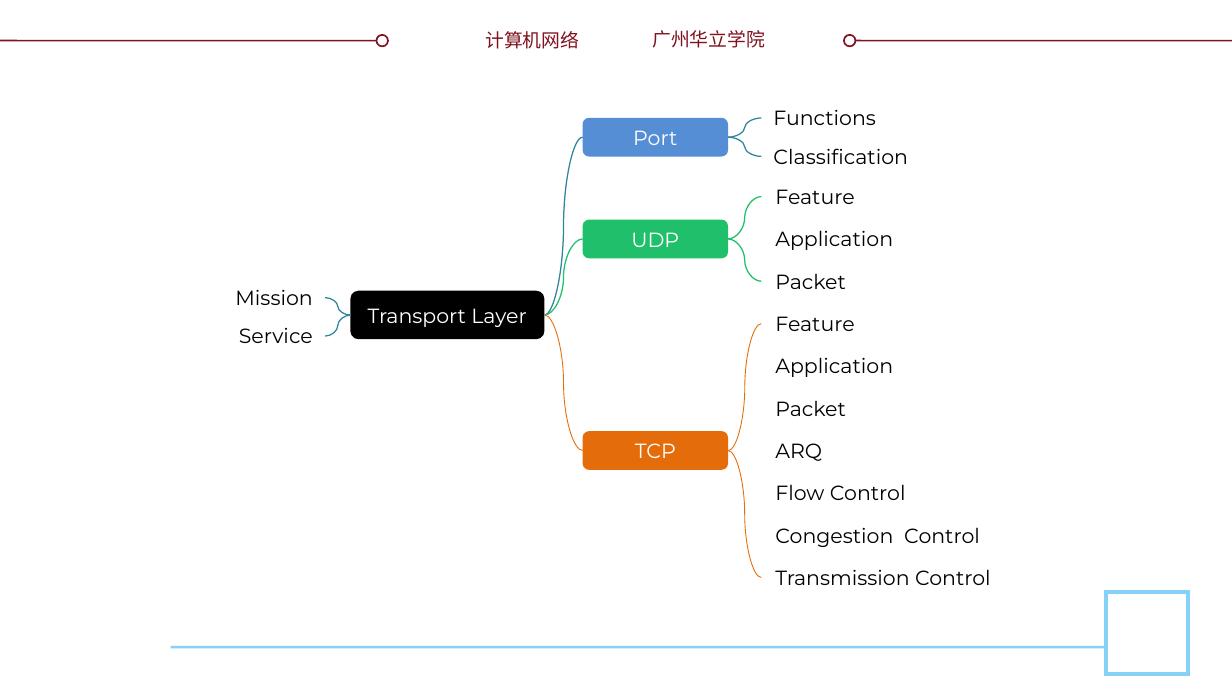
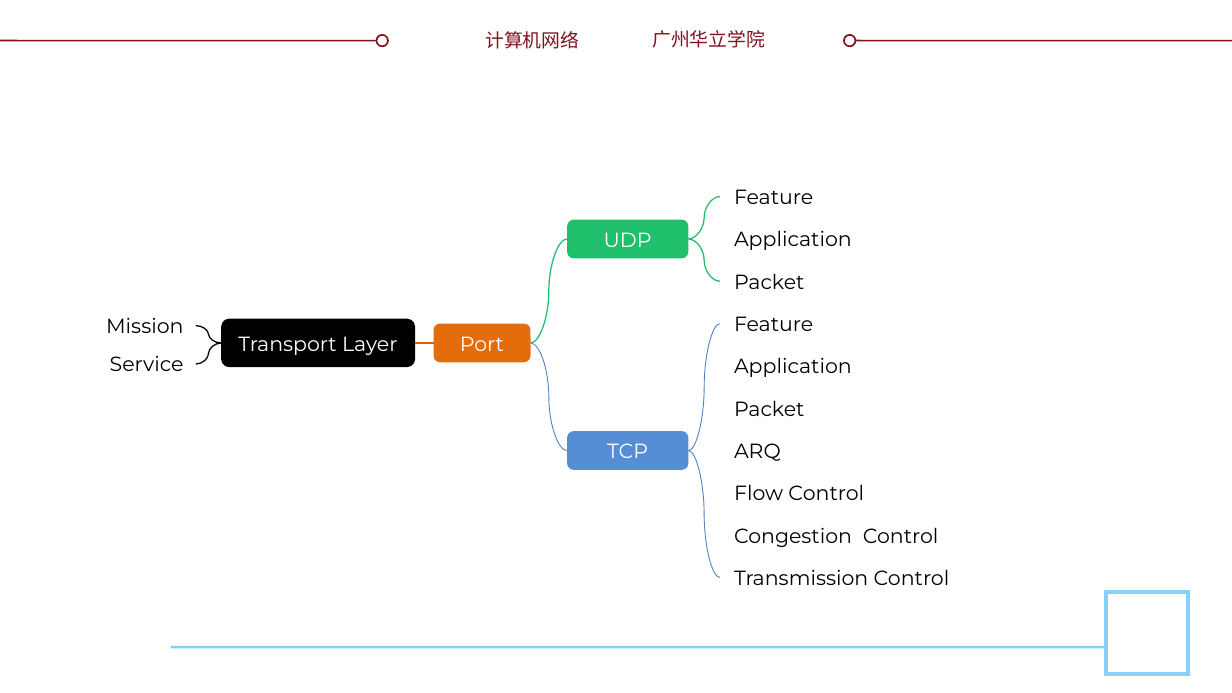
Before and after one commit to glplaman/glplaman.github.io, a slide deck: slide 4 of network/ppt/chap5.pptx. Drawn at 1232x693 pixels with LibreOffice and Linux fonts; fonts in the diff are those of the drawing; background and template pictures are left out. Boxes give left, top, right and bottom in pixels: in the first picture for what was removed or moved away, otherwise in the second. Text is boxed around its words. In the diff, an @@ line names an element or a change of style, - is before the commit and + after.

```diff
--- a/network/ppt/chap5.pptx
+++ b/network/ppt/chap5.pptx
@@ curved line removed from (728, 137) to (761, 118) @@
@@ text removed at (x1=773, y1=110, x2=876, y2=125) @@
-Functions
@@ curved line removed from (545, 315) to (583, 137) @@
@@ curved line removed from (728, 137) to (761, 156) @@
@@ text removed at (x1=773, y1=148, x2=908, y2=164) @@
-Classification
@@ curved line moved from (545, 315) - (583, 239) to (531, 342) - (567, 239) @@
@@ rounded rectangle "UDP" resized from (x1=583, y1=219, x2=728, y2=257) to (x1=567, y1=219, x2=687, y2=257) @@
@@ text "Mission" moved from (x1=235, y1=289, x2=312, y2=305) to (x1=106, y1=318, x2=183, y2=333) @@
@@ 2 curved lines, 1 text moved together from (x1=239, y1=298, x2=350, y2=343) to (x1=110, y1=325, x2=222, y2=371) @@
@@ curved line (222, 342) - (196, 325): stroke #31859C 0.75 pt to #000000 0.75 pt @@
@@ rounded rectangle "Transport Layer" moved from (x1=350, y1=291, x2=543, y2=339) to (x1=222, y1=319, x2=415, y2=367) @@
@@ rounded rectangle "Port" resized from (x1=583, y1=118, x2=728, y2=156) to (x1=434, y1=324, x2=531, y2=362) @@
@@ rounded rectangle "Port" at (x1=434, y1=324, x2=531, y2=362): fill #558ED5 to #E46C0A @@
@@ 10 texts, 4 curved lines moved together from (x1=728, y1=189, x2=991, y2=585) to (x1=689, y1=189, x2=950, y2=585) @@
@@ curved line (719, 324) - (689, 451): stroke #E46C0A 0.5 pt to #4F81BD 0.5 pt @@
@@ curved line (222, 342) - (196, 363): stroke #31859C 0.75 pt to #000000 0.75 pt @@
@@ line added from (415, 342) to (434, 342), #E95420 0.75 pt @@
@@ curved line moved from (545, 315) - (583, 451) to (531, 342) - (567, 451) @@
@@ curved line (531, 342) - (567, 451): stroke #E46C0A 0.5 pt to #4F81BD 0.5 pt @@
@@ rounded rectangle "TCP" resized from (x1=583, y1=431, x2=728, y2=469) to (x1=567, y1=431, x2=687, y2=469) @@
@@ rounded rectangle "TCP" at (x1=567, y1=431, x2=687, y2=469): fill #E46C0A to #558ED5 @@
@@ curved line (689, 451) - (719, 578): stroke #E46C0A 0.5 pt to #4F81BD 0.5 pt @@
```
Also in this commit, not shown: 1 other file.
